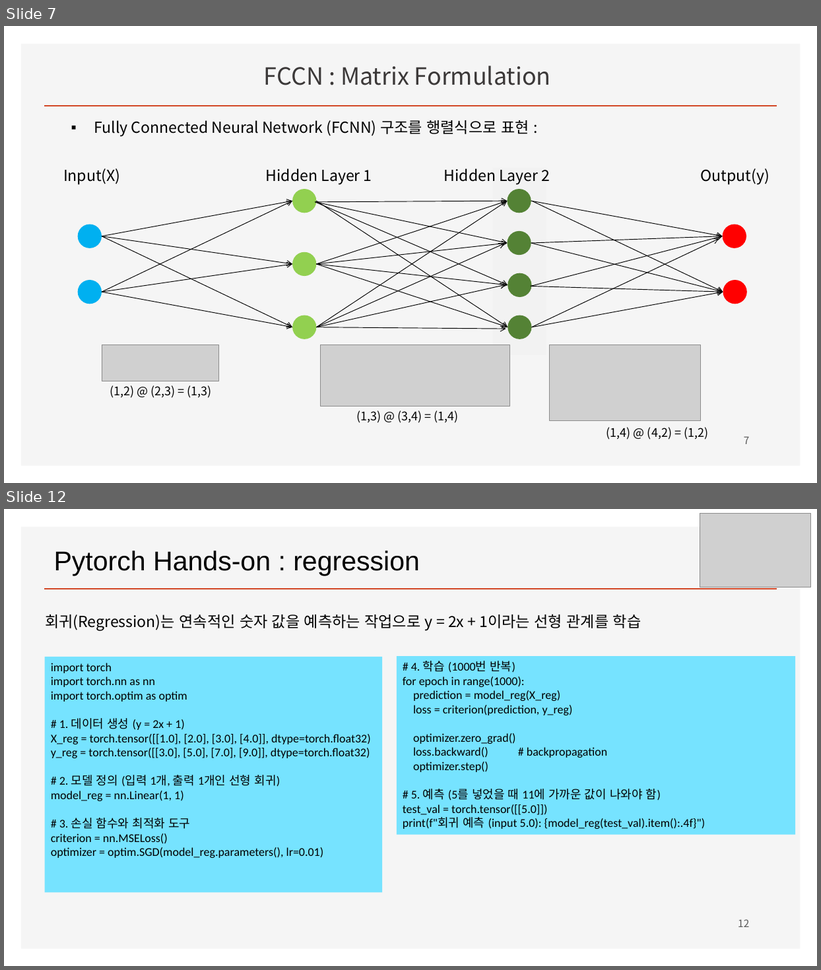
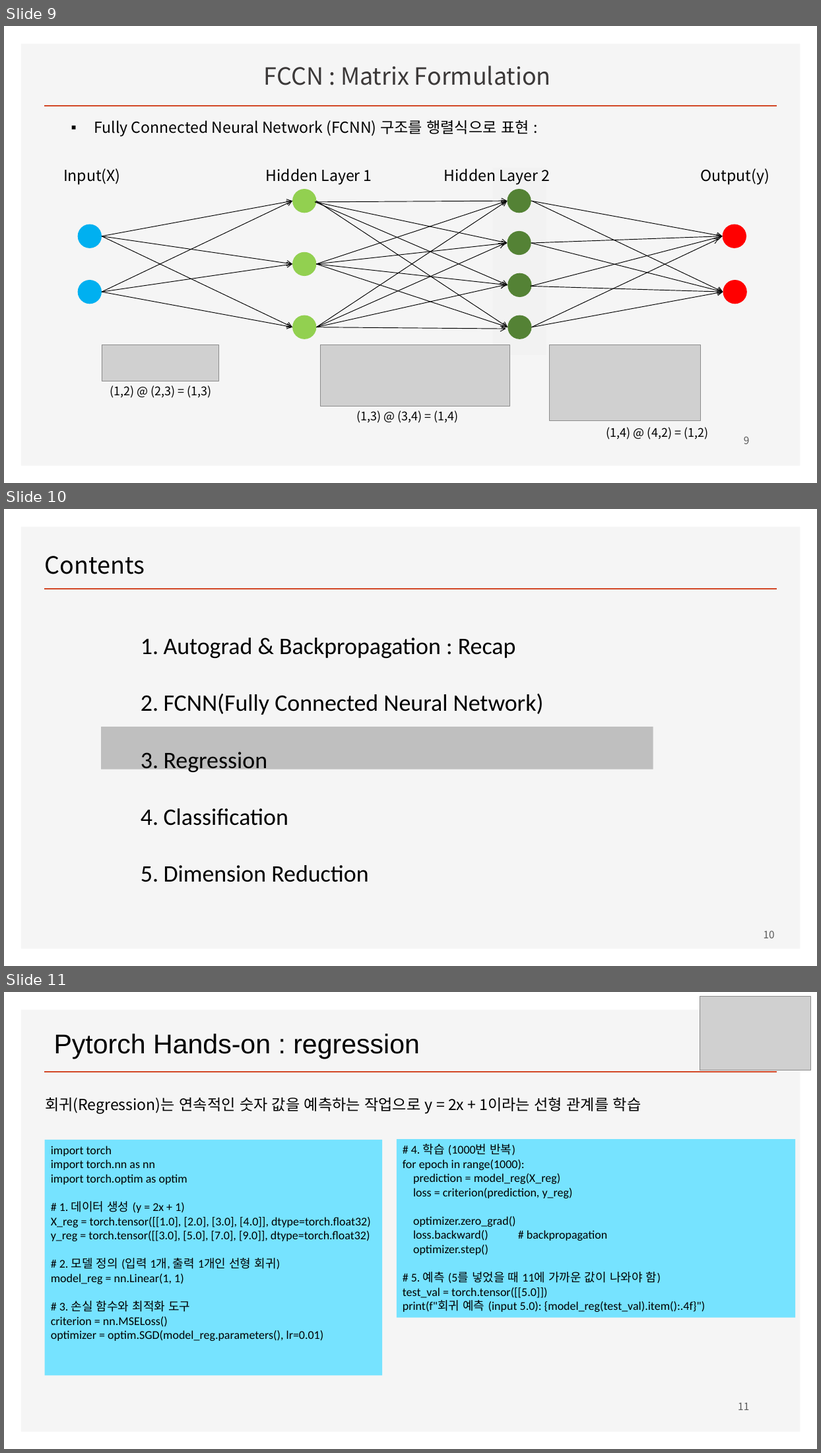
Before and after one commit to ancestor9/mathematics-for-machine-learning, a slide deck: Linear_Algebra/w6_Deep Learning.pptx. Shown one above the other, each under a label of ours: slides 7 and 12 before the commit, slides 9, 10 and 11 after it; the slides between them are not shown. The pictures are 821x970 and 821x1453 pixels, drawn with LibreOffice and Linux fonts; fonts in the diff are those of the drawing; grey boxes stand for pictures; background and template pictures are left out. Boxes give left, top, right and bottom in pixels: in the first picture for what was removed or moved away, otherwise in the second. Text is boxed around its words. In the diff, an @@ line names an element or a change of style, - is before the commit and + after.

```diff
--- a/Linear_Algebra/w6_Deep Learning.pptx
+++ b/Linear_Algebra/w6_Deep Learning.pptx
@@ slide 10 added at (x1=4, y1=509, x2=817, y2=966), background #FFFFFF; not listed: 2 template elements that a slide beside it also shows @@
@@ title added at (x1=45, y1=556, x2=145, y2=574), 28 pt, text #000000 @@
+Contents
@@ text added at (x1=164, y1=638, x2=544, y2=883), 28 pt, text #000000 @@
+1. Autograd & Backpropagation : Recap
+2. FCNN(Fully Connected Neural Network)
+3. Regression
+4. Classification
+5. Dimension Reduction
@@ rectangle added at (x1=101, y1=727, x2=653, y2=770), fill #BFBFBF @@
@@ page number added at (x1=764, y1=931, x2=775, y2=939), 12 pt, text #595959 @@
+10
@@ what was slide 7 is now slide 9 @@
@@ page number at (x1=744, y1=437, x2=750, y2=444): text changed @@
-7
+9
@@ what was slide 12 is now slide 11 @@
@@ page number at (x1=738, y1=1403, x2=749, y2=1410): text changed @@
-12
+11
```
Also in this commit, not shown: 6 other slides added, 1 slide removed.
